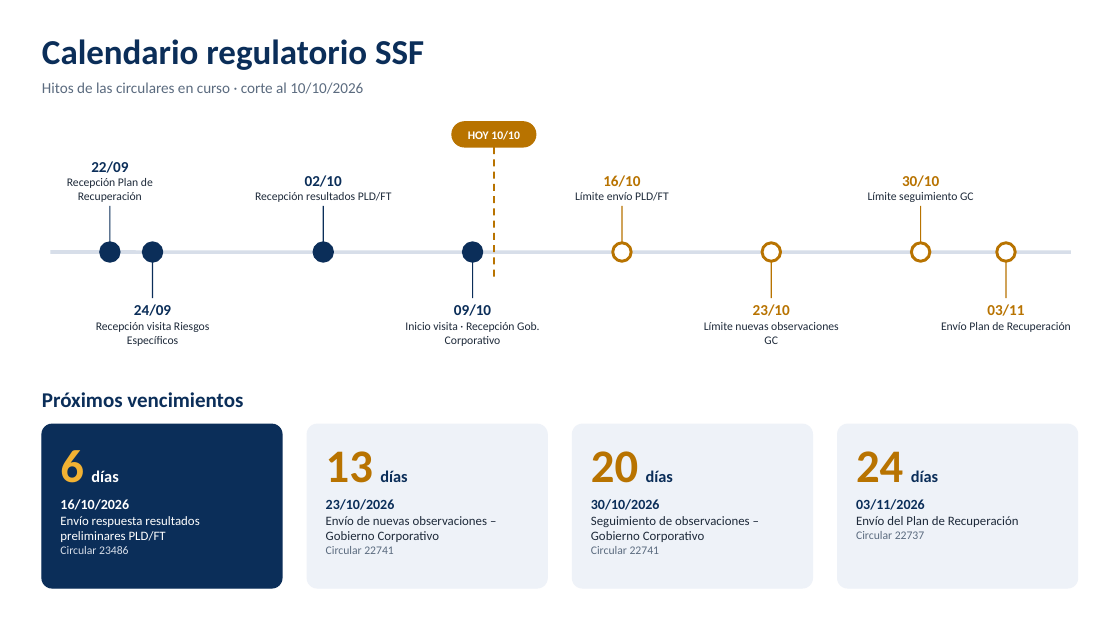
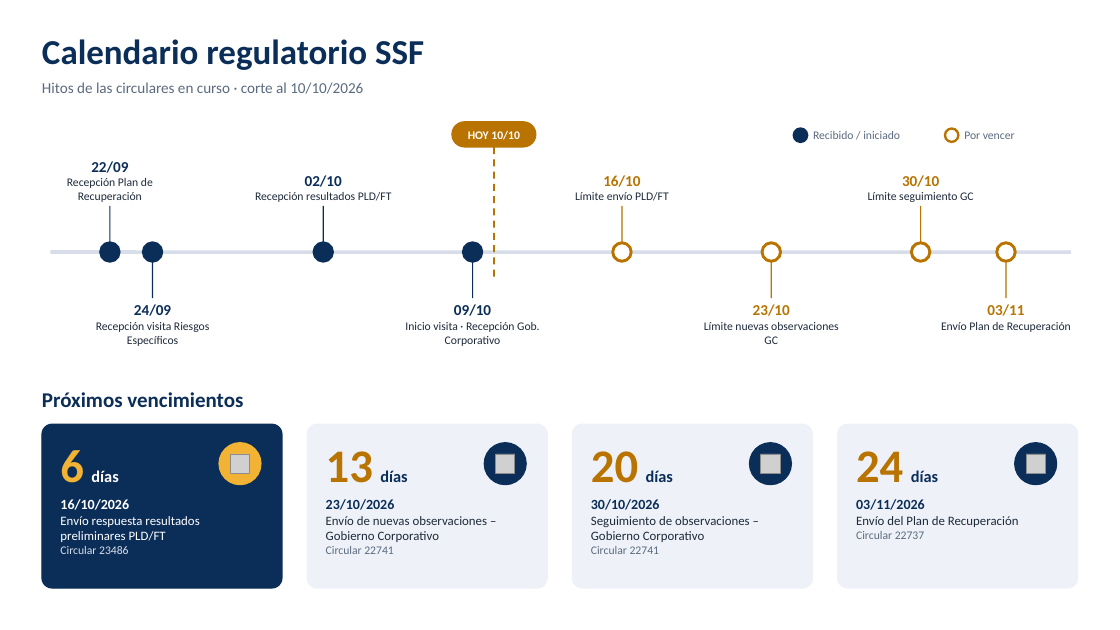
Before and after one commit to menjivar201280/riesgo, a slide deck: slide 4 of Resumen_Ejecutivo_Riesgos.pptx (slide 2 before the commit). Drawn at 1120x630 pixels with LibreOffice and Linux fonts; fonts in the diff are those of the drawing; grey boxes stand for pictures. Boxes give left, top, right and bottom in pixels: in the first picture for what was removed or moved away, otherwise in the second. Text is boxed around its words. In the diff, an @@ line names an element or a change of style, - is before the commit and + after.

```diff
--- a/Resumen_Ejecutivo_Riesgos.pptx
+++ b/Resumen_Ejecutivo_Riesgos.pptx
@@ ellipse added at box(794, 129, 807, 142), fill #0B2E59, outline #0B2E59 2 pt @@
@@ text added at box(813, 131, 900, 139), 10 pt, text #5B6B7F @@
+Recibido / iniciado
@@ ellipse added at box(945, 129, 959, 142), fill #FFFFFF, outline #B87300 2 pt @@
@@ text added at box(964, 131, 1015, 139), 10 pt, text #5B6B7F @@
+Por vencer
@@ ellipse added at box(219, 443, 261, 485), fill #F2B233, outline #F2B233 1 pt @@
@@ ellipse added at box(484, 443, 526, 485), fill #0B2E59, outline #0B2E59 1 pt @@
@@ ellipse added at box(749, 443, 791, 485), fill #0B2E59, outline #0B2E59 1 pt @@
@@ ellipse added at box(1015, 443, 1057, 485), fill #0B2E59, outline #0B2E59 1 pt @@
@@ picture added at box(230, 455, 250, 474) @@
@@ picture added at box(496, 455, 515, 474) @@
@@ picture added at box(761, 455, 781, 474) @@
@@ picture added at box(1026, 455, 1045, 474) @@
```
Also in this commit, not shown: 1 other slide changed, 3 slides added.
